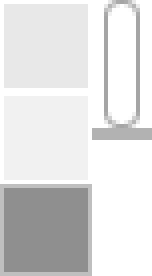
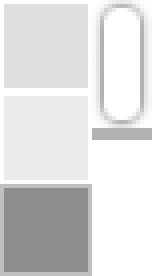
Comparing the layer stacks of the two 152 × 276 images. Changes:
painted on "slider_track" over [92, 0, 152, 128]
painted on "button_hover" over [4, 96, 88, 180]
painted on "button_normal" over [4, 4, 88, 88]
